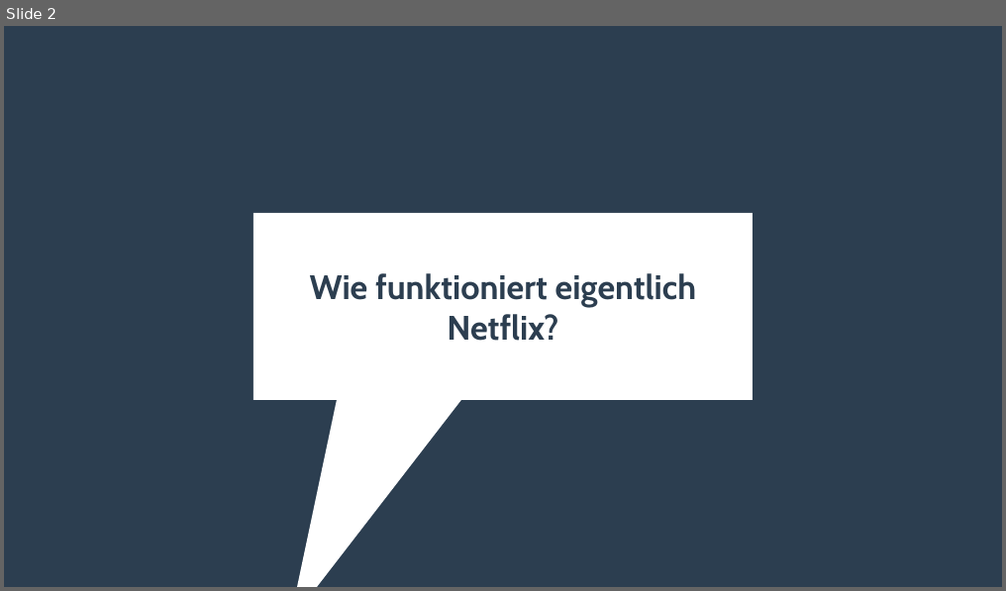
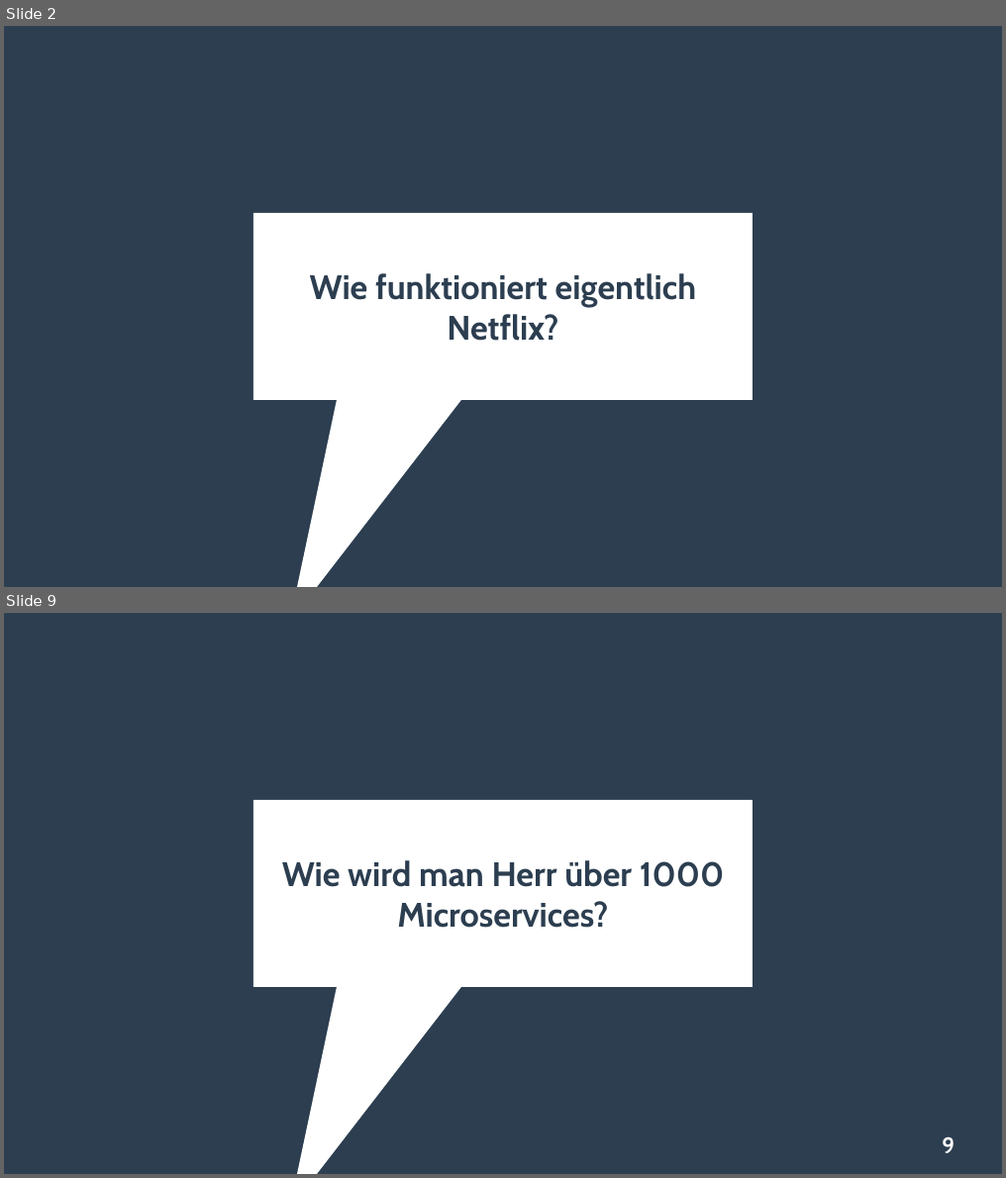
Before and after one commit to ghandmann/HS-AlbSig-WebAnwendungen2, a slide deck: Kapitel/10_Microservice_Architecture.odp. Shown one above the other, each under a label of ours: slide 2 before the commit, slides 2 and 9 after it; the slides between them are not shown. The pictures are 1006x591 and 1006x1178 pixels, drawn with LibreOffice and Linux fonts; fonts in the diff are those of the drawing. Boxes give left, top, right and bottom in pixels: in the first picture for what was removed or moved away, otherwise in the second. Text is boxed around its words. In the diff, an @@ line names an element or a change of style, - is before the commit and + after.

Commit message:
Chapter about Microservices

```diff
--- a/Kapitel/10_Microservice_Architecture.odp
+++ b/Kapitel/10_Microservice_Architecture.odp
@@ slide 9 added at (4,613,1002,1174), background #2C3E50; not listed: 1 template element that a slide beside it also shows @@
@@ title added at (282,861,724,928), 27 pt, text #2C3E50, bold @@
+Wie wird man Herr über 1000 Microservices?
@@ page number added at (942,1137,954,1154), 18 pt, text #FFFFFF, bold @@
+9
```
Also in this commit, not shown: 20 other slides added, 2 other files.
